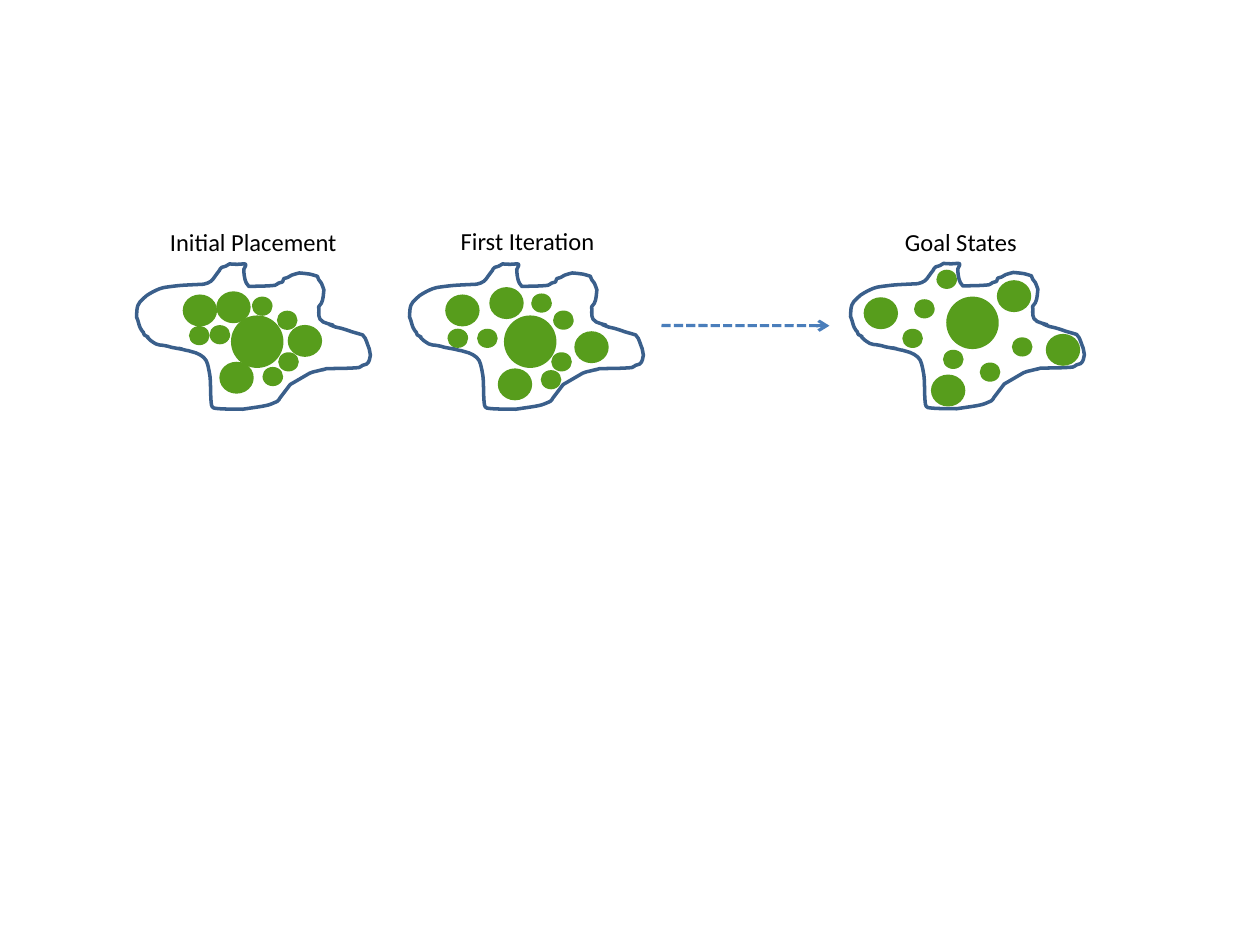
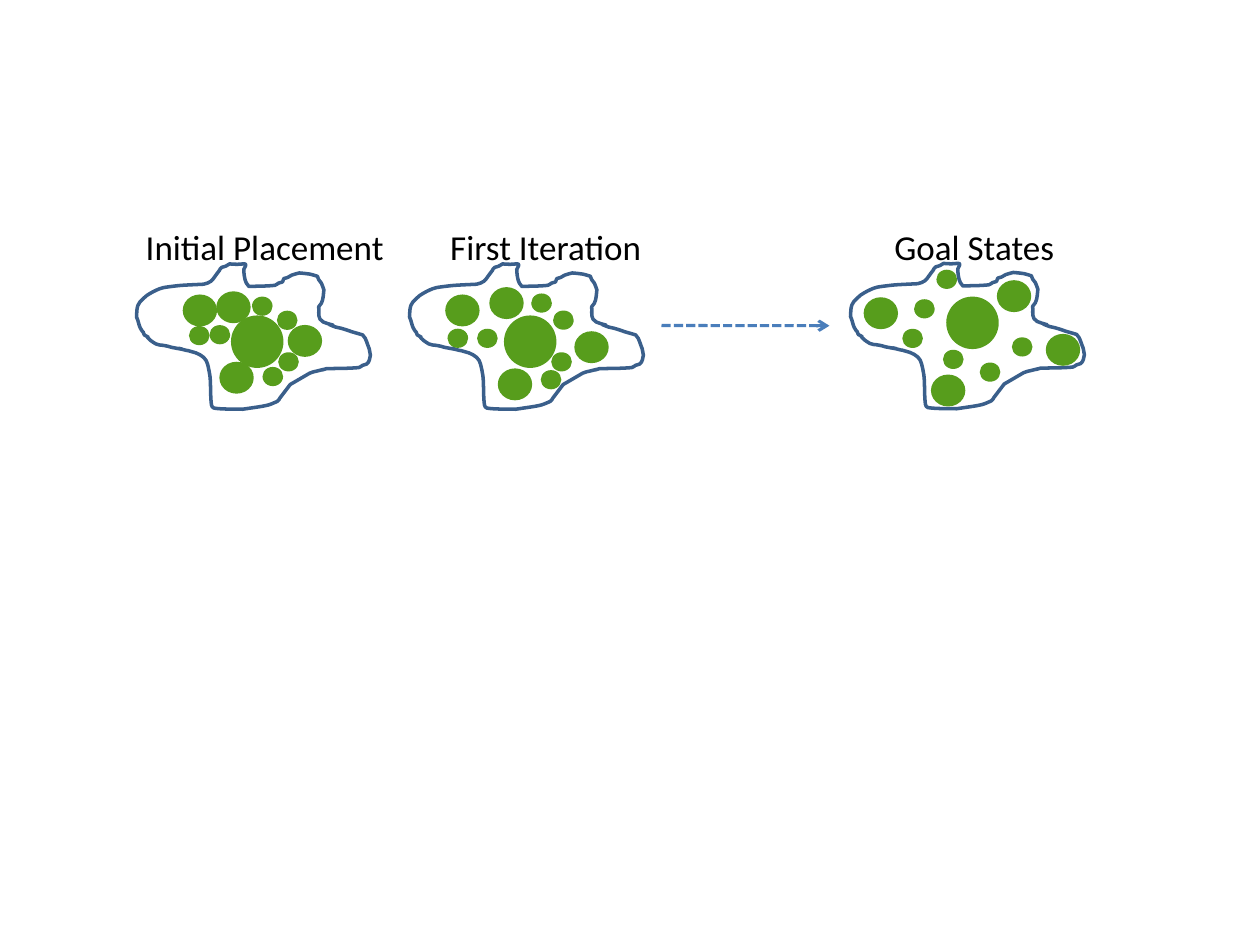
Before and after one commit to kadir4172/formation_control, a slide deck: slide 26 of Tez Çizimleri.pptx. Drawn at 1260x945 pixels with LibreOffice and Linux fonts; fonts in the diff are those of the drawing. Boxes give left, top, right and bottom in pixels: in the first picture for what was removed or moved away, otherwise in the second. Text is boxed around its words. In the diff, an @@ line names an element or a change of style, - is before the commit and + after.

```diff
--- a/Tez Çizimleri.pptx
+++ b/Tez Çizimleri.pptx
@@ text "Initial Placement": place and size @@
-text "Initial Placement" at (170, 234, 336, 251)
+text "Initial Placement" at (146, 235, 383, 269)
@@ size 14 to 20 pt in 3 elements at (894, 235, 1054, 269), (146, 235, 383, 269), (450, 236, 641, 269) @@
@@ text "First Iteration": place and size @@
-text "First Iteration" at (461, 233, 594, 250)
+text "First Iteration" at (450, 236, 641, 269)
@@ text "Goal States": place and size @@
-text "Goal States" at (905, 234, 1017, 252)
+text "Goal States" at (894, 235, 1054, 269)
```
Also in this commit, not shown: 1 other slide changed, 10 other files.
